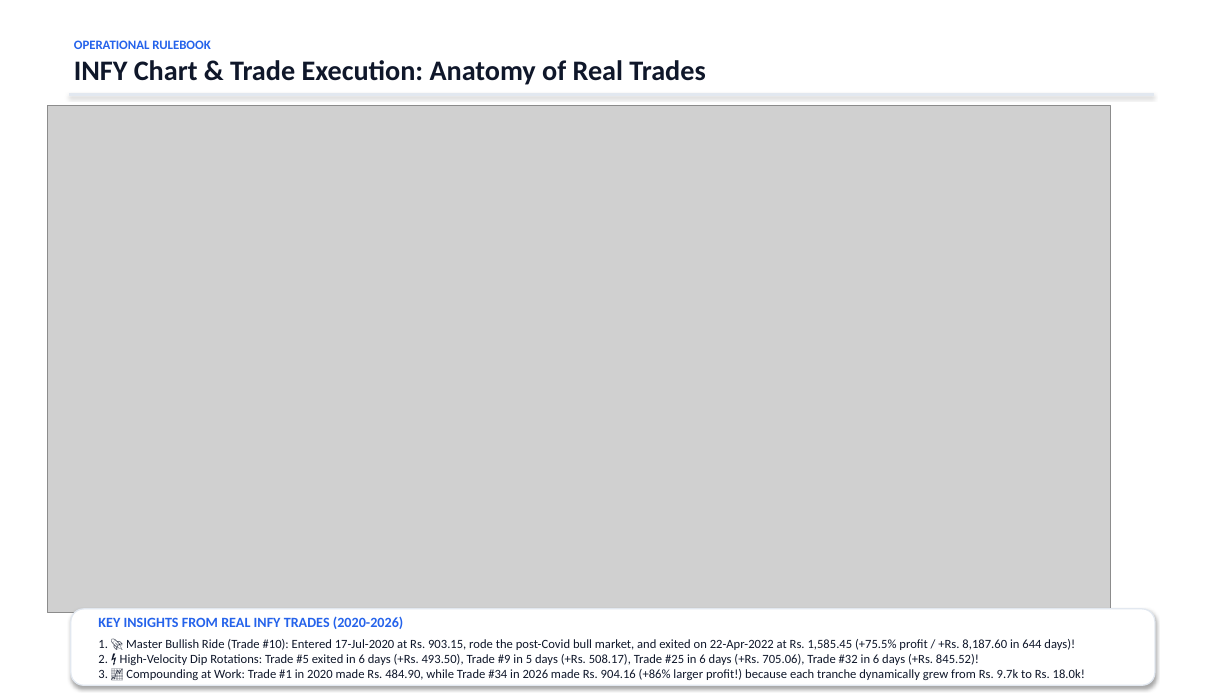
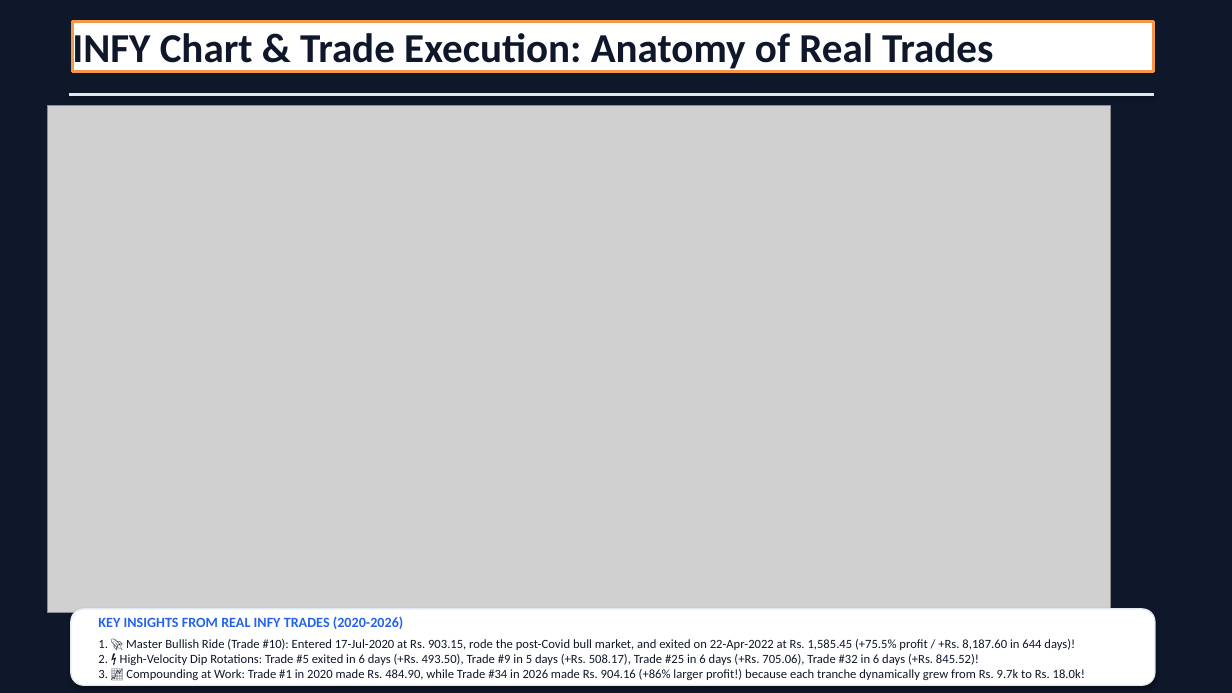
Before and after one commit to Fulera2021/Darvas-Bearish-Bullish-combo, a slide deck: slide 17 of Darvas_Strategy_Rulebook_Deck_v2.pptx (slide 19 before the commit). Drawn at 1232x693 pixels with LibreOffice and Linux fonts; fonts in the diff are those of the drawing; grey boxes stand for pictures. Boxes give left, top, right and bottom in pixels: in the first picture for what was removed or moved away, otherwise in the second. Text is boxed around its words. In the diff, an @@ line names an element or a change of style, - is before the commit and + after.

```diff
--- a/Darvas_Strategy_Rulebook_Deck_v2.pptx
+++ b/Darvas_Strategy_Rulebook_Deck_v2.pptx
@@ rectangle added at (0, 0, 1232, 693), fill #0F172A, outline #0F172A 0.75 pt @@
@@ rectangle "INFY Chart & Trade Execution: ...": place and size @@
-rectangle "INFY Chart & Trade Execution: ..." at (74, 40, 705, 85)
+rectangle "INFY Chart & Trade Execution: ..." at (72, 22, 1153, 72)
@@ rectangle "INFY Chart & Trade Execution: ..." at (72, 22, 1153, 72): size 22 to 32 pt; fill none to #FFFFFF; outline none to #F79646 2 pt @@
@@ text in rectangle at (74, 40, 210, 49): paragraph removed @@
-OPERATIONAL RULEBOOK
```
Also in this commit, not shown: 10 other slides changed, 4 slides added, 6 slides removed, 5 other files.
